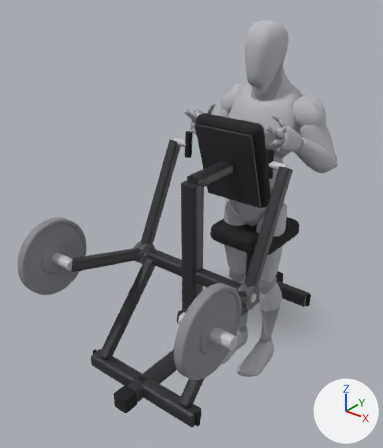
Before and after pictures for a commit that changed the glTF model app/src/main/assets/mannequins/chest_supported_machine_row.glb.
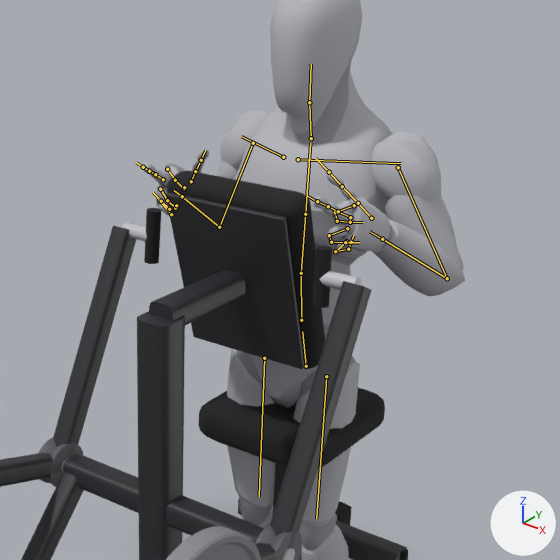
There are two pictures of each version: one whole from a 50 mm lens placed at (1.295, -2.152, 1.702), pointed at (-0.097, -0.412, 0.623), one close up on the part from 30% to 100% of the width and 7% to 67% of the height. Arrows for +X, +Y and +Z are at lower right; the lights stay in place. The last two pictures show the newer version. Both versions are drawn at frame 24 of the action 'lowering'; the numbers are the values there. The bones that change, and the others that lie on the model, are drawn over the model as lines in the close-ups.

The first close-up shows 'body', 'body_1', 'row_machine_0', 'row_machine_14', 'row_machine_15', 'row_machine_16', 'row_machine_18', 'row_machine_20', 'row_machine_25', 'row_machine_27', 'row_machine_30', 'row_machine_31', 'row_machine_32', 'row_machine_34' and 12 more.
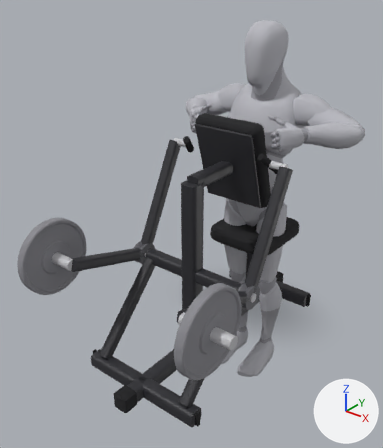
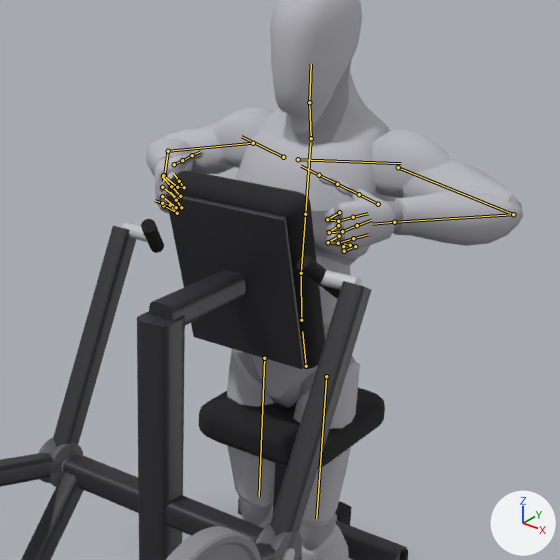
Location of each change, (x1, y1, x2, y2) in pixels of the close-ups (560 x 560 px):
'body', posed: before (143, 0, 465, 560); after (146, 0, 523, 560)
'body_1', posed: before (151, 59, 393, 551); after (158, 59, 522, 551)
'row_machine_27', posed: before (313, 246, 332, 308); after (297, 255, 340, 298)
'row_machine_20', posed (33% wider, 39% shorter): before (144, 208, 161, 264); after (141, 219, 164, 253)
bone 'upperarm_l', root to tip: before (398, 167) to (447, 278); after (398, 167) to (513, 214)
bone 'lowerarm_l', root to tip: before (447, 278) to (382, 239); after (513, 214) to (394, 222)
bone 'middle_01_l', root to tip: before (350, 217) to (338, 211); after (338, 225) to (329, 232)
bone 'middle_02_l', root to tip: before (338, 211) to (328, 206); after (329, 232) to (342, 231)
bone 'middle_03_l', root to tip: before (328, 206) to (317, 201); after (342, 231) to (357, 225)
bone 'upperarm_r', root to tip: before (253, 143) to (219, 227); after (253, 143) to (168, 151)
bone 'lowerarm_r', root to tip: before (219, 227) to (182, 196); after (168, 151) to (164, 175)
bone 'middle_01_r', root to tip: before (163, 179) to (155, 174); after (162, 187) to (177, 198)
bone 'middle_02_r', root to tip: before (155, 174) to (149, 171); after (177, 198) to (180, 196)
bone 'middle_03_r', root to tip: before (149, 171) to (143, 167); after (180, 196) to (171, 186)

The edits, one by one:
Bone 'upperarm_l' (bone_upperarm_l) turns from (-9, -4, -62) to (-2, 8, -13) degrees about its own x, y and z.
Bone 'lowerarm_l' (bone_lowerarm_l) turns from (127, 17, -21) to (101, 35, -71) degrees about its own x, y and z.
Bone 'middle_01_l' (bone_middle_01_l) turns from (0, 0, 0) to (61, 23, -38) degrees about its own x, y and z.
Bone 'middle_02_l' (bone_middle_02_l) turns from (0, 0, 0) to (65, 26, -40) degrees about its own x, y and z.
Bone 'middle_03_l' (bone_middle_03_l) turns from (0, 0, 0) to (49, 15, -32) degrees about its own x, y and z.
Bone 'upperarm_r' (bone_upperarm_r) turns from (-9, 4, 62) to (-2, -8, 13) degrees about its own x, y and z.
Bone 'lowerarm_r' (bone_lowerarm_r) turns from (127, -17, 21) to (101, -35, 71) degrees about its own x, y and z.
Bone 'middle_01_r' (bone_middle_01_r) turns from (0, 0, 0) to (61, -23, 38) degrees about its own x, y and z.
Bone 'middle_02_r' (bone_middle_02_r) turns from (0, 0, 0) to (65, -26, 40) degrees about its own x, y and z.
Bone 'middle_03_r' (bone_middle_03_r) turns from (0, 0, 0) to (49, -15, 32) degrees about its own x, y and z.
